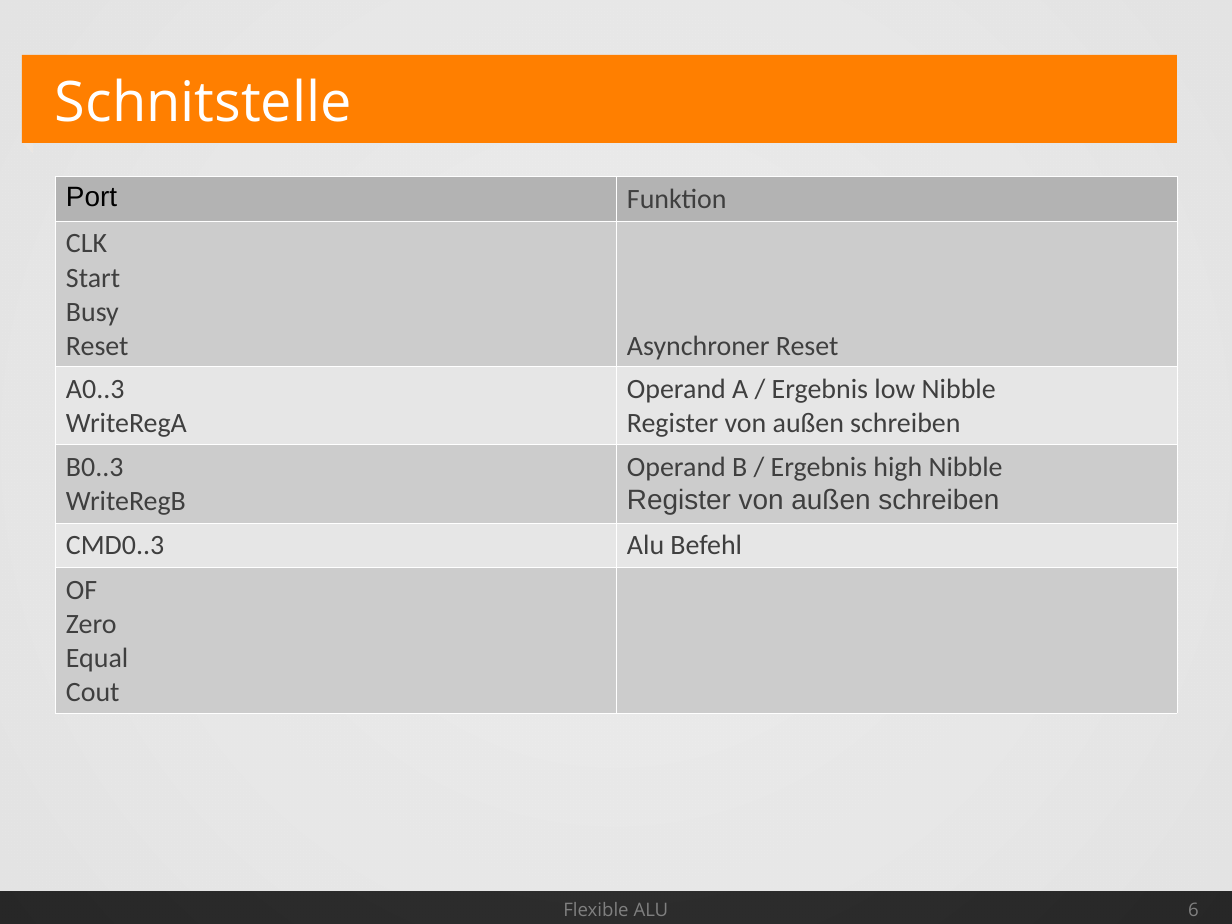
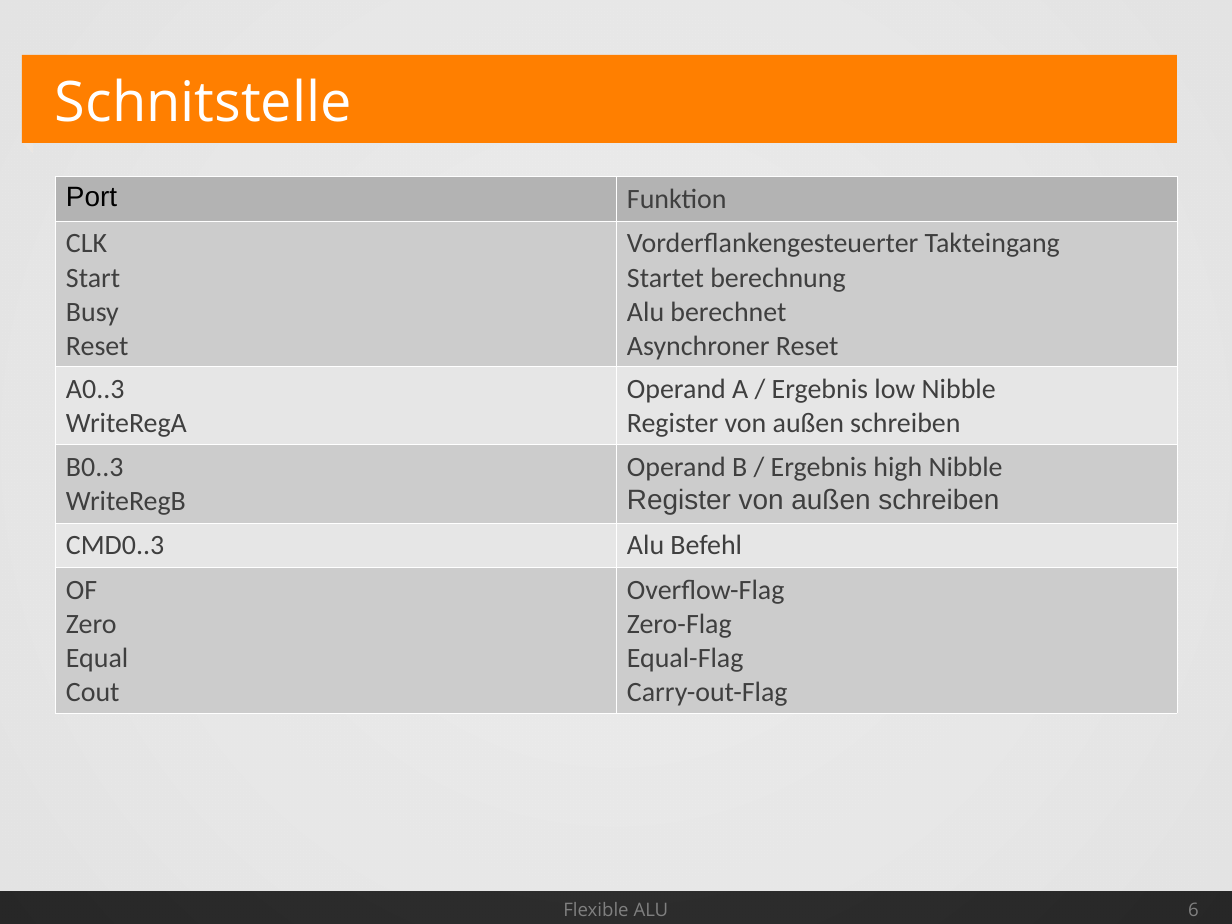
Before and after one commit to Geend/FHDWLogicWorksLib, a slide deck: slide 6 of alu-4/Spec/AluSpec.odp. Drawn at 1232x924 pixels with LibreOffice and Linux fonts; fonts in the diff are those of the drawing. Boxes give left, top, right and bottom in pixels: in the first picture for what was removed or moved away, otherwise in the second. Text is boxed around its words. In the diff, an @@ line names an element or a change of style, - is before the commit and + after.

Commit message:
updated alu-4 presentation

```diff
--- a/alu-4/Spec/AluSpec.odp
+++ b/alu-4/Spec/AluSpec.odp
@@ table at (55, 176, 1177, 710) @@
-row 2, column 2: Asynchroner Reset
+row 2, column 2: Vorderflankengesteuerter Takteingang / Startet berechnung / Alu berechnet / Asynchroner Reset
-row 6, column 2: 
+row 6, column 2: Overflow-Flag / Zero-Flag / Equal-Flag / Carry-out-Flag
```
Also in this commit, not shown: 6 other slides changed, 1 slide added, 1 slide removed.
